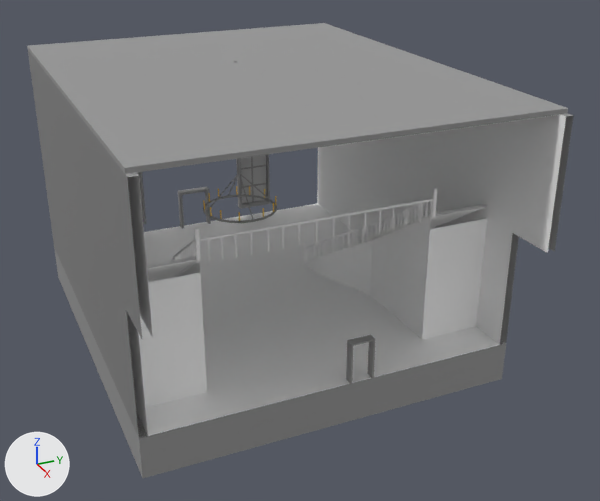
The FBX model Content/Meshes/Mansion/Fower/SM_Fower.fbx: old version first, new version second.
The view is the same before and after, from a 50 mm lens placed at (103.3, -12.1, 25.2), pointed at (63.8, 5.7, 5.5). Every picture has the same lights, and +X, +Y and +Z are marked at lower left. Where no turn or scale is listed for an object, it has been applied to the vertices.

Objects in the first picture: 'Ceiling', 'DoorFrame_Ballroom', 'Floor_Entrance', 'Wall_Left', 'Wall_Right', 'WindowGlass_EntranceLeft', 'pCube25', 'pCube29'.
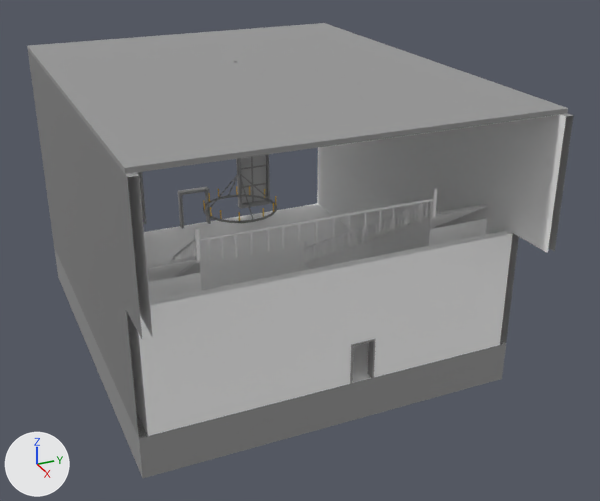
Where the change shows, as pixel boxes (x1, y1, x2, y2) in the pictures (600 x 501 px):
'Wall_BackBottom', shown
    after: (138, 230, 513, 436)
part 1 of me_mesh_003, recoloured
    after: (139, 233, 513, 436)
'pCube29', unchanged, covered by the edit
    before: (304, 205, 488, 340)
    after: (304, 205, 488, 269)
'pCube25', unchanged, covered by the edit
    before: (139, 256, 207, 408)
    after: (147, 256, 201, 301)

The edits, one by one:
me_mesh_003 has 24 vertices, 15 faces and spans x -0.4..0.0, y 0.0..19.4, z 0.0..6.6.
me_mesh_003 is used by ob_wall_backbottom; location (72.27, -5.69, 1.83).
me_mesh_003 part 1: all 5 faces that had it switch from mat_lambert1 (grey #838383) to mat_m_wallpaneldark (its picture is missing).
Object 'Wall_BackBottom' (ob_wall_backbottom) is now shown.
